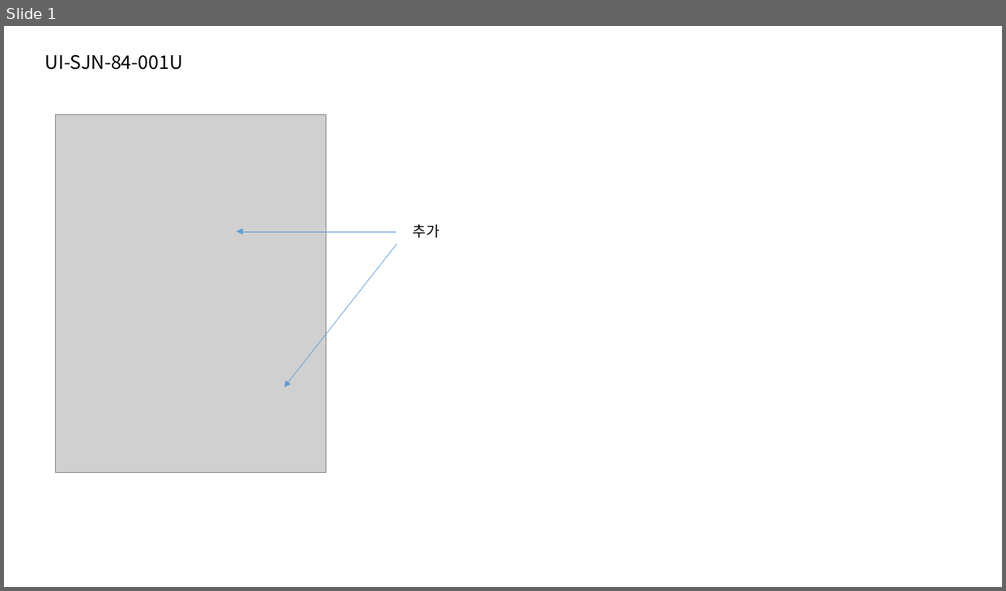
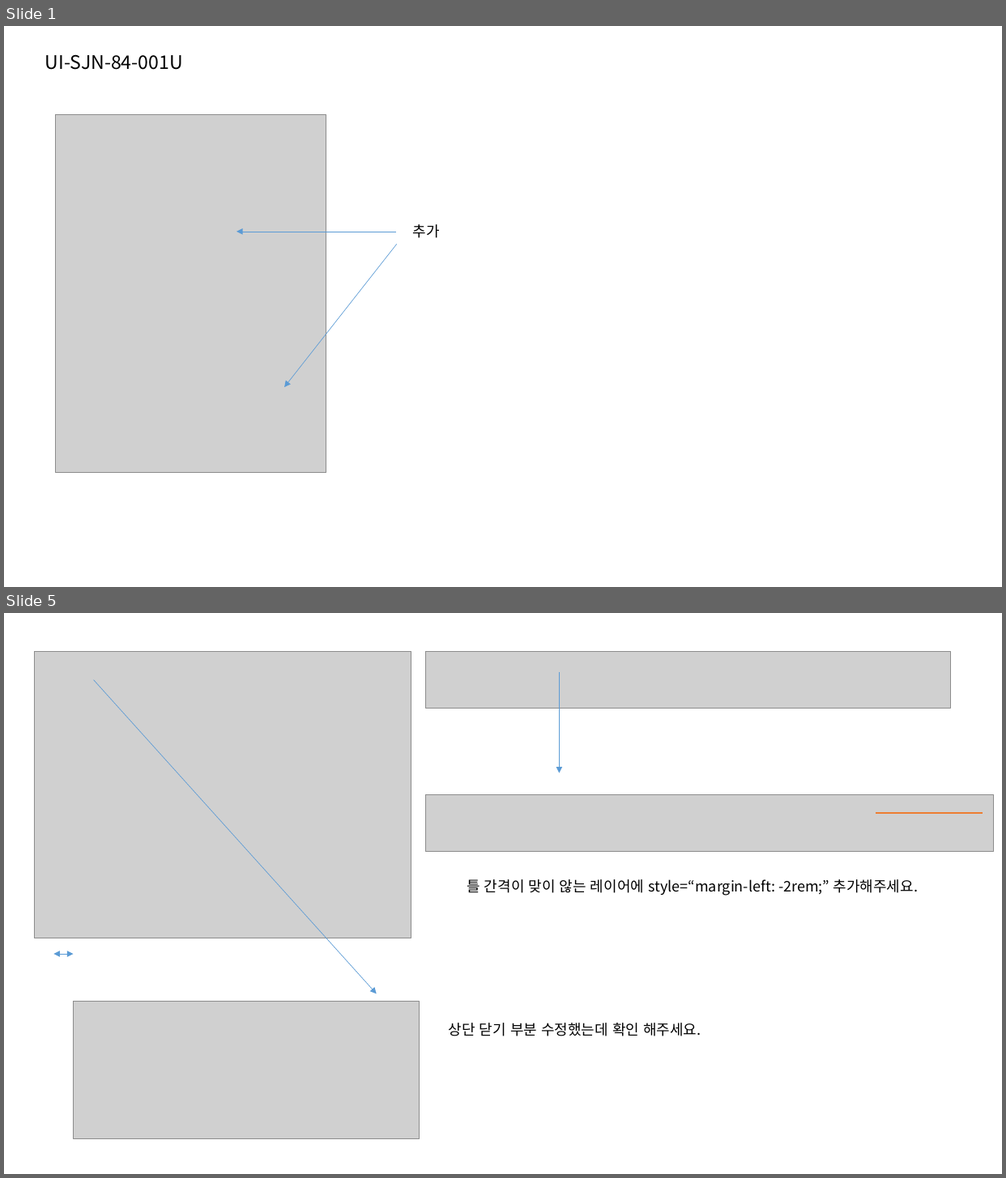
Before and after one commit to jeoungGyy/sejong, a slide deck: ppt/03-24.pptx. Shown one above the other, each under a label of ours: slide 1 before the commit, slides 1 and 5 after it; the slides between them are not shown. The pictures are 1006x591 and 1006x1178 pixels, drawn with LibreOffice and Linux fonts; fonts in the diff are those of the drawing; grey boxes stand for pictures. Boxes give left, top, right and bottom in pixels: in the first picture for what was removed or moved away, otherwise in the second. Text is boxed around its words. In the diff, an @@ line names an element or a change of style, - is before the commit and + after.

Commit message:
틀 틀어짐 수정

```diff
--- a/ppt/03-24.pptx
+++ b/ppt/03-24.pptx
@@ slide 5 added at [4, 613, 1002, 1174], background #FFFFFF @@
@@ picture added at [35, 652, 411, 938] @@
@@ picture added at [426, 652, 951, 708] @@
@@ arrow added from (94, 679) to (377, 994), #5B9BD5 0.5 pt @@
@@ arrow added from (560, 672) to (560, 773), #5B9BD5 0.5 pt @@
@@ picture added at [426, 795, 994, 852] @@
@@ line added from (876, 813) to (982, 813), #ED7D31 1.5 pt @@
@@ text added at [467, 879, 918, 896], 14 pt, text #000000 @@
+틀 간격이 맞이 않는 레이어에 style=“margin-left: -2rem;” 추가해주세요.
@@ double arrow added from (53, 954) to (74, 954), #5B9BD5 0.5 pt @@
@@ picture added at [74, 1002, 420, 1139] @@
@@ text added at [449, 1023, 701, 1037], 14 pt, text #000000 @@
+상단 닫기 부분 수정했는데 확인 해주세요.
```
Also in this commit, not shown: 3 other slides added, 5 other files.
